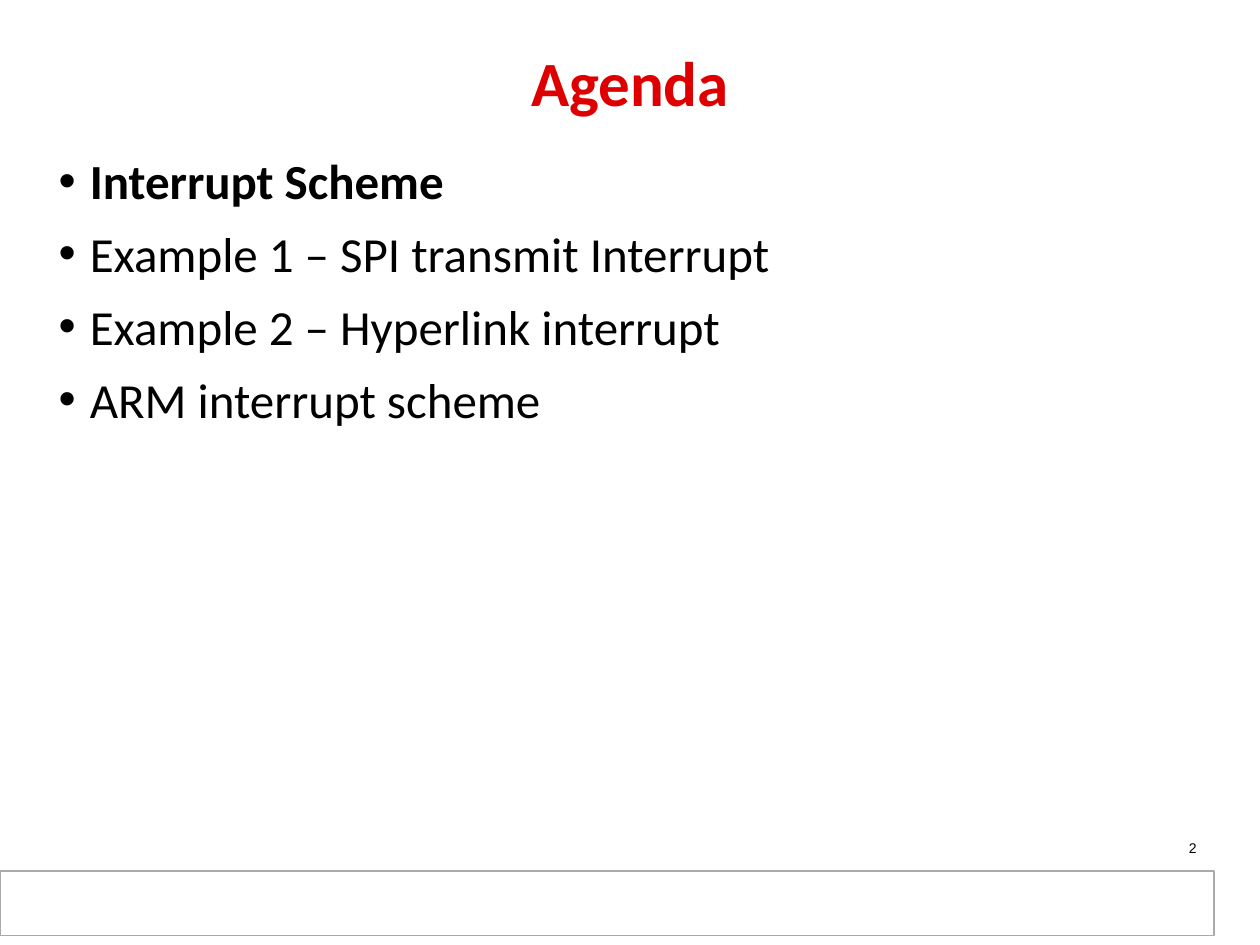
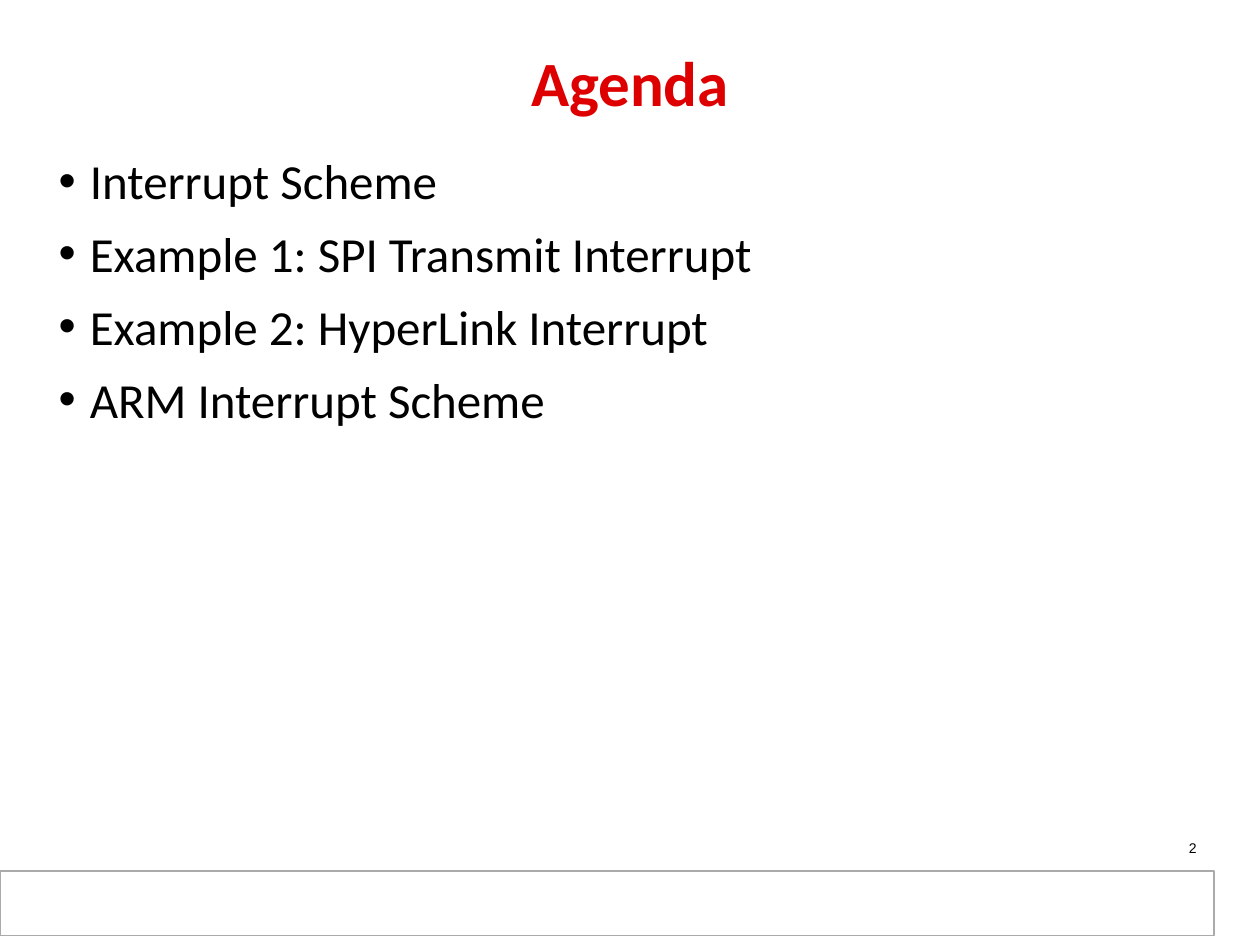
Before and after one commit to hari1989/keystone-workshop, a slide deck: slide 2 of slides/KeyStone_Interrupts.pptx. Drawn at 1260x945 pixels with LibreOffice and Linux fonts; fonts in the diff are those of the drawing; background and template pictures are left out. Boxes give left, top, right and bottom in pixels: in the first picture for what was removed or moved away, otherwise in the second. Text is boxed around its words. In the diff, an @@ line names an element or a change of style, - is before the commit and + after.

```diff
--- a/slides/KeyStone_Interrupts.pptx
+++ b/slides/KeyStone_Interrupts.pptx
@@ text at (90,165,437,207): bold off in "Interrupt Scheme" @@
@@ text at (90,238,751,426): text changed @@
-• Example 1 – SPI transmit Interrupt
-• Example 2 – Hyperlink interrupt
-• ARM interrupt scheme
+• Example 1: SPI Transmit Interrupt
+• Example 2: HyperLink Interrupt
+• ARM Interrupt Scheme
```
Also in this commit, not shown: 29 other slides changed, 7 slides added, 6 slides removed.
